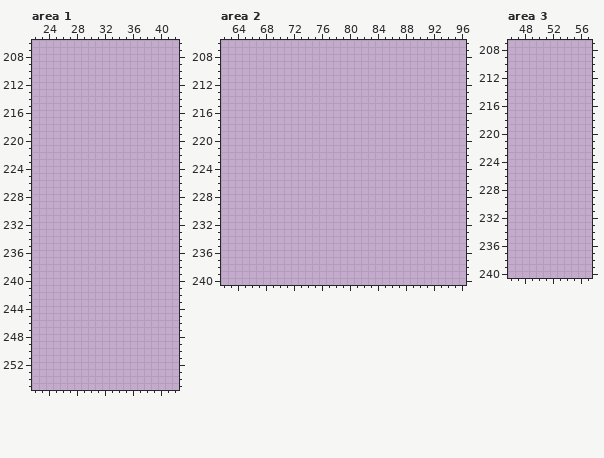
Pixel-art file, stored at Assets/TexMat/Textures/World/TileMap1.aseprite. Above, as it was before the edit.
256x256 pixels, 1 frame. Colours within 5 levels of each other are drawn and written as one. Shown: area 1: x 22..42, y 206..255; area 2: x 62..96, y 206..240; area 3: x 46..57, y 207..240. The commit also changed other parts of the picture, which this record leaves out.
New version:
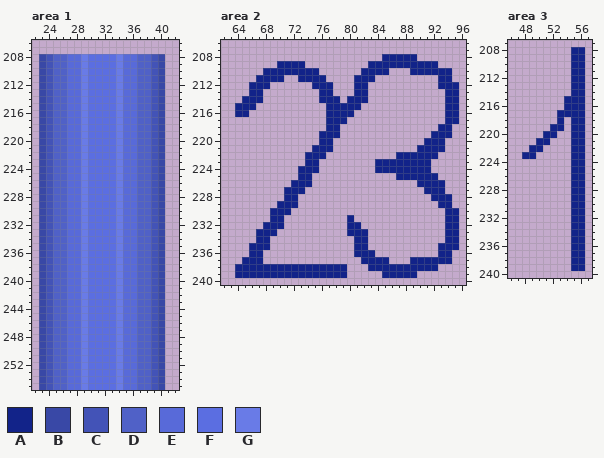
Palette (. is transparent): A #122389  B #3948a6  C #4353b7  D #5061c7  E #586ad9  F #5b6ee1  G #697be7
The exact change:
layer "Main" added
--- area 1, layer "Main"
@@ x 22..42 @@
 207 .....................
-208 .....................
-209 .....................
-210 .....................
-211 .....................
-212 .....................
-213 .....................
-214 .....................
-215 .....................
-216 .....................
-217 .....................
-218 .....................
-219 .....................
-220 .....................
-221 .....................
-222 .....................
-223 .....................
-224 .....................
-225 .....................
-226 .....................
-227 .....................
-228 .....................
-229 .....................
-230 .....................
-231 .....................
-232 .....................
-233 .....................
-234 .....................
-235 .....................
-236 .....................
-237 .....................
-238 .....................
-239 .....................
-240 .....................
-241 .....................
-242 .....................
-243 .....................
-244 .....................
-245 .....................
-246 .....................
-247 .....................
-248 .....................
-249 .....................
-250 .....................
-251 .....................
-252 .....................
-253 .....................
-254 .....................
-255 .....................
+208 .BCDDEEGFFFFGEEDDCB..
+209 .BCDDEEGFFFFGEEDDCB..
+210 .BCDDEEGFFFFGEEDDCB..
+211 .BCDDEEGFFFFGEEDDCB..
+212 .BCDDEEGFFFFGEEDDCB..
+213 .BCDDEEGFFFFGEEDDCB..
+214 .BCDDEEGFFFFGEEDDCB..
+215 .BCDDEEGFFFFGEEDDCB..
+216 .BCDDEEGFFFFGEEDDCB..
+217 .BCDDEEGFFFFGEEDDCB..
+218 .BCDDEEGFFFFGEEDDCB..
+219 .BCDDEEGFFFFGEEDDCB..
+220 .BCDDEEGFFFFGEEDDCB..
+221 .BCDDEEGFFFFGEEDDCB..
+222 .BCDDEEGFFFFGEEDDCB..
+223 .BCDDEEGFFFFGEEDDCB..
+224 .BCDDEEGFFFFGEEDDCB..
+225 .BCDDEEGFFFFGEEDDCB..
+226 .BCDDEEGFFFFGEEDDCB..
+227 .BCDDEEGFFFFGEEDDCB..
+228 .BCDDEEGFFFFGEEDDCB..
+229 .BCDDEEGFFFFGEEDDCB..
+230 .BCDDEEGFFFFGEEDDCB..
+231 .BCDDEEGFFFFGEEDDCB..
+232 .BCDDEEGFFFFGEEDDCB..
+233 .BCDDEEGFFFFGEEDDCB..
+234 .BCDDEEGFFFFGEEDDCB..
+235 .BCDDEEGFFFFGEEDDCB..
+236 .BCDDEEGFFFFGEEDDCB..
+237 .BCDDEEGFFFFGEEDDCB..
+238 .BCDDEEGFFFFGEEDDCB..
+239 .BCDDEEGFFFFGEEDDCB..
+240 .BCDDEEGFFFFGEEDDCB..
+241 .BCDDEEGFFFFGEEDDCB..
+242 .BCDDEEGFFFFGEEDDCB..
+243 .BCDDEEGFFFFGEEDDCB..
+244 .BCDDEEGFFFFGEEDDCB..
+245 .BCDDEEGFFFFGEEDDCB..
+246 .BCDDEEGFFFFGEEDDCB..
+247 .BCDDEEGFFFFGEEDDCB..
+248 .BCDDEEGFFFFGEEDDCB..
+249 .BCDDEEGFFFFGEEDDCB..
+250 .BCDDEEGFFFFGEEDDCB..
+251 .BCDDEEGFFFFGEEDDCB..
+252 .BCDDEEGFFFFGEEDDCB..
+253 .BCDDEEGFFFFGEEDDCB..
+254 .BCDDEEGFFFFGEEDDCB..
+255 .BCDDEEGFFFFGEEDDCB..
--- area 2, layer "Main"
@@ x 62..96 @@
 207 ...................................
-208 ...................................
-209 ...................................
-210 ...................................
-211 ...................................
-212 ...................................
-213 ...................................
-214 ...................................
-215 ...................................
-216 ...................................
-217 ...................................
-218 ...................................
-219 ...................................
-220 ...................................
-221 ...................................
-222 ...................................
-223 ...................................
-224 ...................................
-225 ...................................
-226 ...................................
-227 ...................................
-228 ...................................
-229 ...................................
-230 ...................................
-231 ...................................
-232 ...................................
-233 ...................................
-234 ...................................
-235 ...................................
-236 ...................................
-237 ...................................
-238 ...................................
-239 ...................................
+208 .......................AAAAA.......
+209 ........AAAA.........AAAAAAAAAA....
+210 ......AAAAAAAA......AAAA...AAAAAA..
+211 .....AAAA..AAAA....AAA.........AA..
+212 ....AAA......AAA...AA..........AAA.
+213 ....AA........AA...AA...........AA.
+214 ...AAA........AAA.AAA...........AA.
+215 ..AAA..........AAAAA............AA.
+216 ..AA...........AAAA.............AA.
+217 ...............AAA..............AA.
+218 ...............AA..............AA..
+219 ..............AAA.............AAA..
+220 ..............AA.............AAA...
+221 .............AAA............AAAA...
+222 ............AAA..........AAAAAA....
+223 ............AA........AAAAAAAA.....
+224 ...........AAA........AAAAAAAA.....
+225 ...........AA............AAAAAA....
+226 ..........AAA...............AAAA...
+227 .........AAA.................AAA...
+228 .........AA...................AAA..
+229 ........AAA....................AA..
+230 .......AAA......................AA.
+231 .......AA.........A.............AA.
+232 ......AAA.........AA............AA.
+233 .....AAA..........AAA...........AA.
+234 .....AA............AA...........AA.
+235 ....AAA............AA..........AAA.
+236 ....AA.............AAA.........AA..
+237 ...AAA..............AAAA...AAAAAA..
+238 ..AAAAAAAAAAAAAAAA...AAAAAAAAAA....
+239 ..AAAAAAAAAAAAAAAA.....AAAAA.......
 240 ...................................
--- area 3, layer "Main"
@@ x 46..57 @@
 207 ............
-208 ............
-209 ............
-210 ............
-211 ............
-212 ............
-213 ............
-214 ............
-215 ............
-216 ............
-217 ............
-218 ............
-219 ............
-220 ............
-221 ............
-222 ............
-223 ............
-224 ............
-225 ............
-226 ............
-227 ............
-228 ............
-229 ............
-230 ............
-231 ............
-232 ............
-233 ............
-234 ............
-235 ............
-236 ............
-237 ............
-238 ............
-239 ............
+208 .........AA.
+209 .........AA.
+210 .........AA.
+211 .........AA.
+212 .........AA.
+213 .........AA.
+214 .........AA.
+215 ........AAA.
+216 ........AAA.
+217 .......AAAA.
+218 .......A.AA.
+219 ......AA.AA.
+220 .....AA..AA.
+221 ....AA...AA.
+222 ...AA....AA.
+223 ..AA.....AA.
+224 .........AA.
+225 .........AA.
+226 .........AA.
+227 .........AA.
+228 .........AA.
+229 .........AA.
+230 .........AA.
+231 .........AA.
+232 .........AA.
+233 .........AA.
+234 .........AA.
+235 .........AA.
+236 .........AA.
+237 .........AA.
+238 .........AA.
+239 .........AA.
 240 ............
Boxes around the changes in both pictures, in picture pixels (x1, y1, x2, y2):
added: (39, 54, 165, 390)
added: (235, 54, 459, 278)
added: (522, 47, 585, 271)
